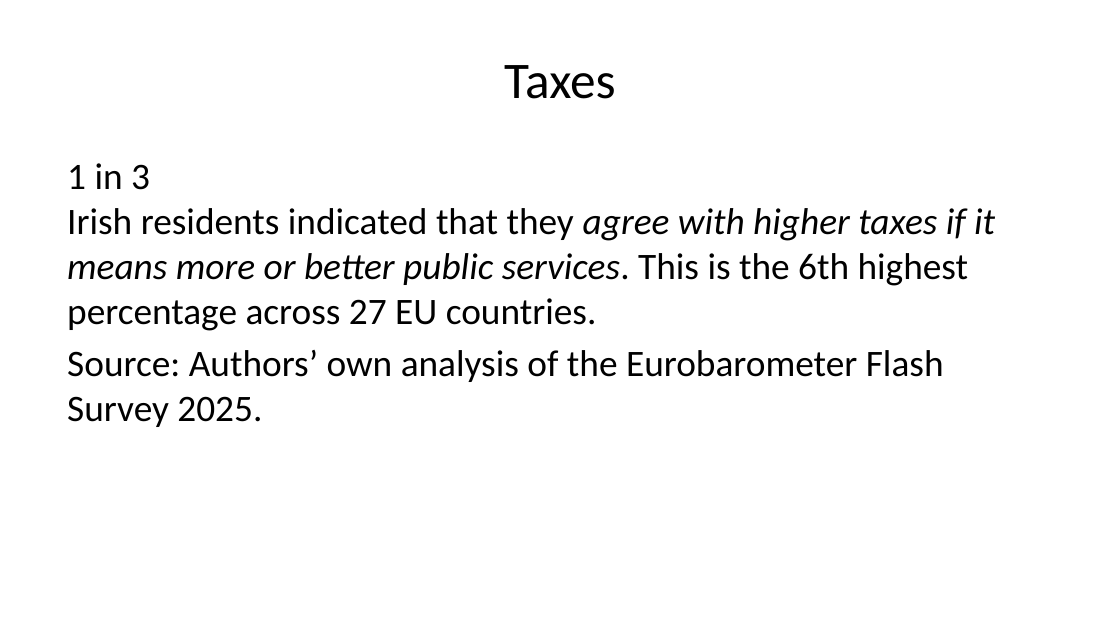
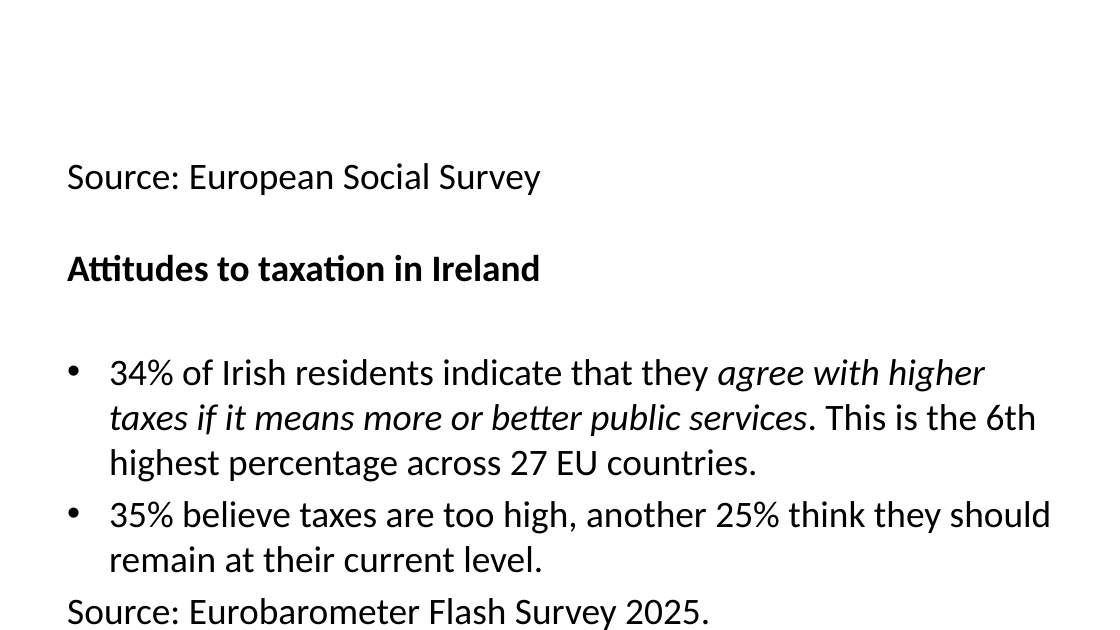
Before and after one commit to danielcapistrano/cfi_redistribution, a slide deck: slide 20 of docs/presentation.pptx (slide 18 before the commit). Drawn at 1120x630 pixels with LibreOffice and Linux fonts; fonts in the diff are those of the drawing. Boxes give left, top, right and bottom in pixels: in the first picture for what was removed or moved away, otherwise in the second. Text is boxed around its words. In the diff, an @@ line names an element or a change of style, - is before the commit and + after.

```diff
--- a/docs/presentation.pptx
+++ b/docs/presentation.pptx
@@ title removed at (x1=504, y1=65, x2=616, y2=99) @@
-Taxes
@@ text at (x1=67, y1=163, x2=1052, y2=573): text changed @@
-1 in 3
-Irish residents indicated that they agree with higher taxes if it means more or better public services. This is the 6th highest percentage across 27 EU countries.
-Source: Authors’ own analysis of the Eurobarometer Flash Survey 2025.
+Source: European Social Survey
+Attitudes to taxation in Ireland
+• 34% of Irish residents indicate that they agree with higher taxes if it means more or better public services. This is the 6th highest percentage across 27 EU countries.
+• 35% believe taxes are too high, another 25% think they should remain at their current level.
+Source: Eurobarometer Flash Survey 2025.
```
Also in this commit, not shown: 13 other slides changed, 14 slides added, 11 slides removed, 41 other files.
